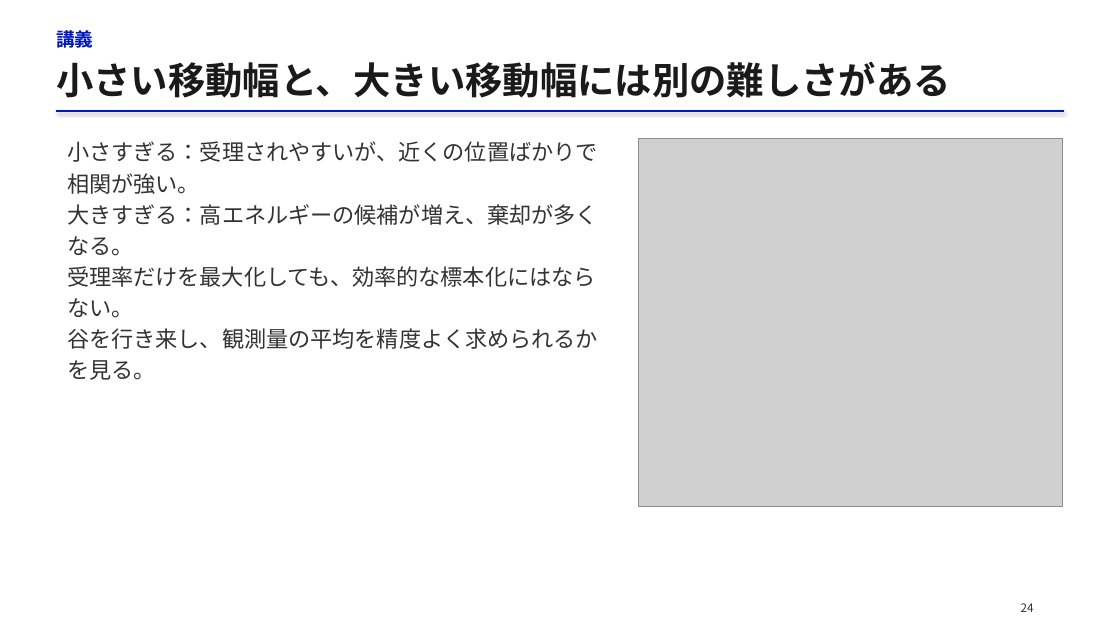
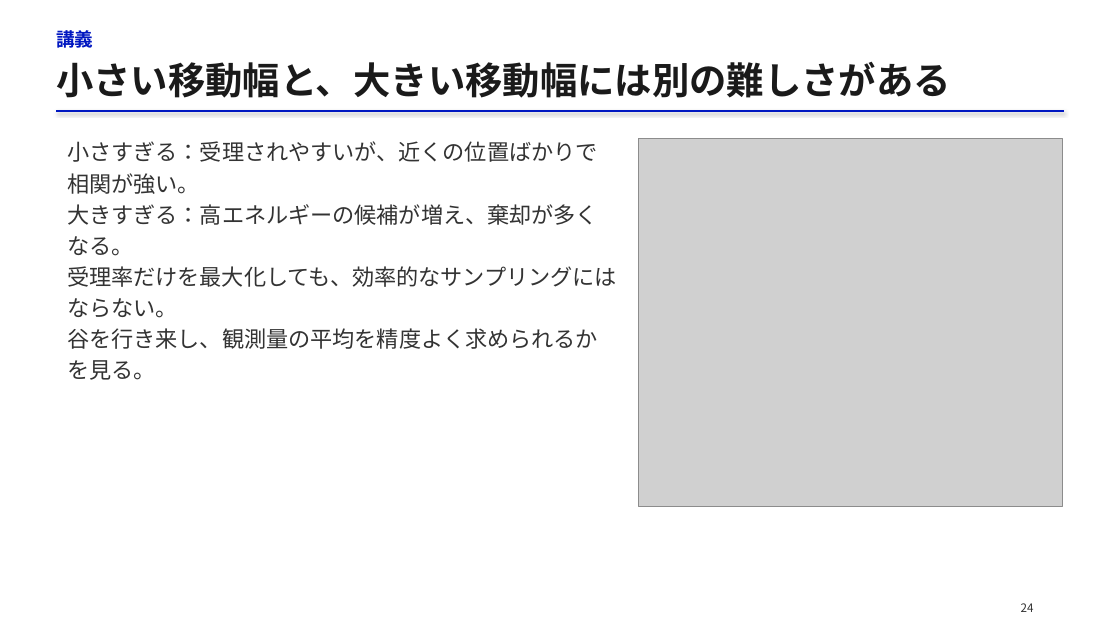
Before and after one commit to matsunagalab/lecture_bioinfo, a slide deck: slide 24 of 10_構造の分布を計算する/10_構造の分布を計算する.pptx. Drawn at 1120x630 pixels with LibreOffice and Linux fonts; fonts in the diff are those of the drawing; grey boxes stand for pictures. Boxes give left, top, right and bottom in pixels: in the first picture for what was removed or moved away, otherwise in the second. Text is boxed around its words. In the diff, an @@ line names an element or a change of style, - is before the commit and + after.

```diff
--- a/10_構造の分布を計算する/10_構造の分布を計算する.pptx
+++ b/10_構造の分布を計算する/10_構造の分布を計算する.pptx
@@ text at [67, 266, 617, 318]: text changed @@
-受理率だけを最大化しても、効率的な標本化にはならない。
+受理率だけを最大化しても、効率的なサンプリングにはならない。
```
Also in this commit, not shown: 18 other slides changed, 27 other files.
